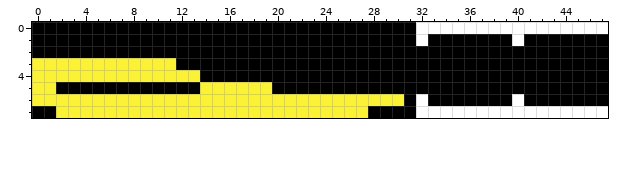
File history of a pixel-art file, Leds/Face designs/Animation Sprites/Angry.aseprite. The picture above is the old version.
48x8 pixels, 1 frame.
The same view after the edit:
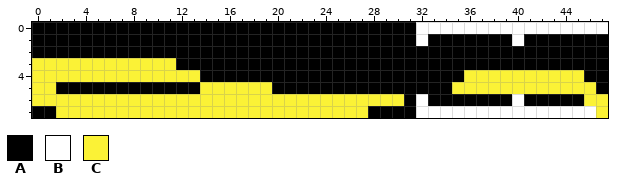
Palette (. is transparent): A #000000  B #ffffff  C #fbf236
Changes in this commit:
--- layer "Layer 1"
@@ x 33..47 @@
 3 AAAAAAAAAAAAAAA
-4 AAAAAAAAAAAAAAA
-5 AAAAAAAAAAAAAAA
-6 AAAAAAABAAAAAAA
-7 BBBBBBBBBBBBBBB
+4 AAACCCCCCCCCCAA
+5 AACCCCCCCCCCCCA
+6 AAAAAAABAAAAACC
+7 BBBBBBBBBBBBBBC
